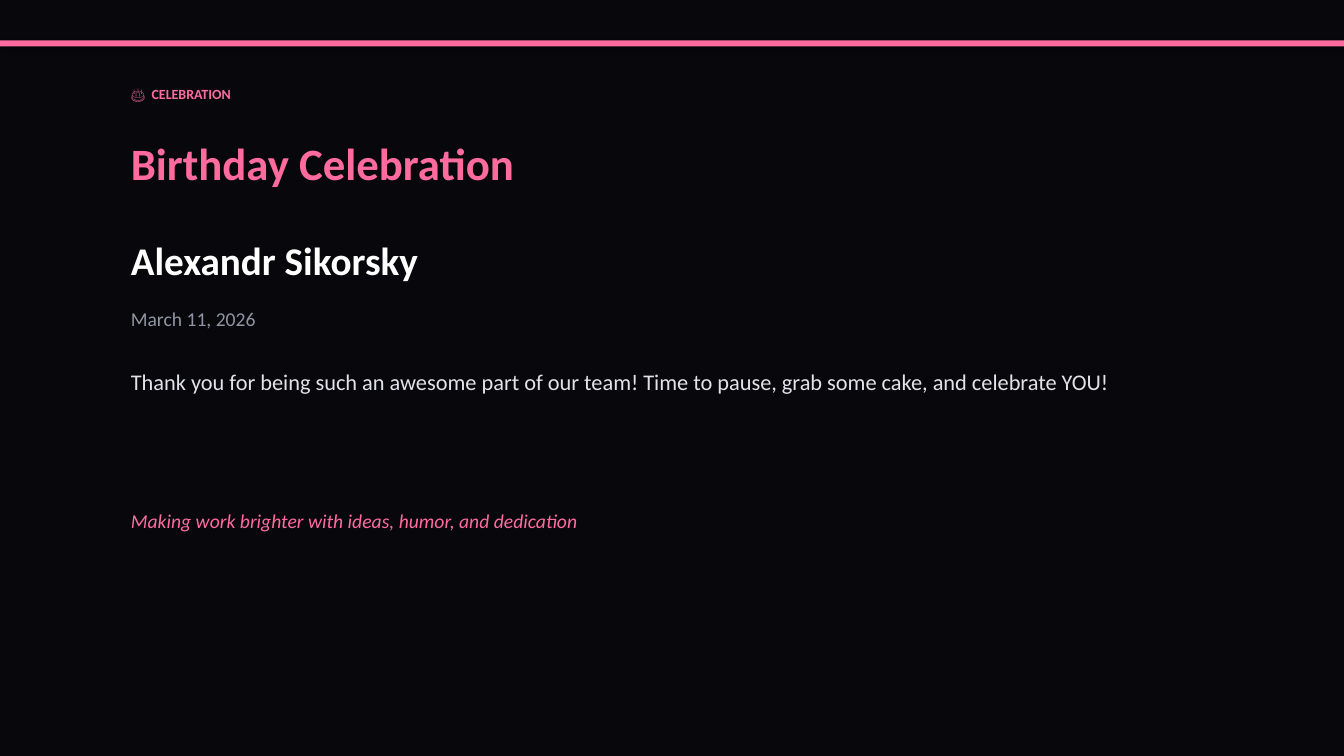
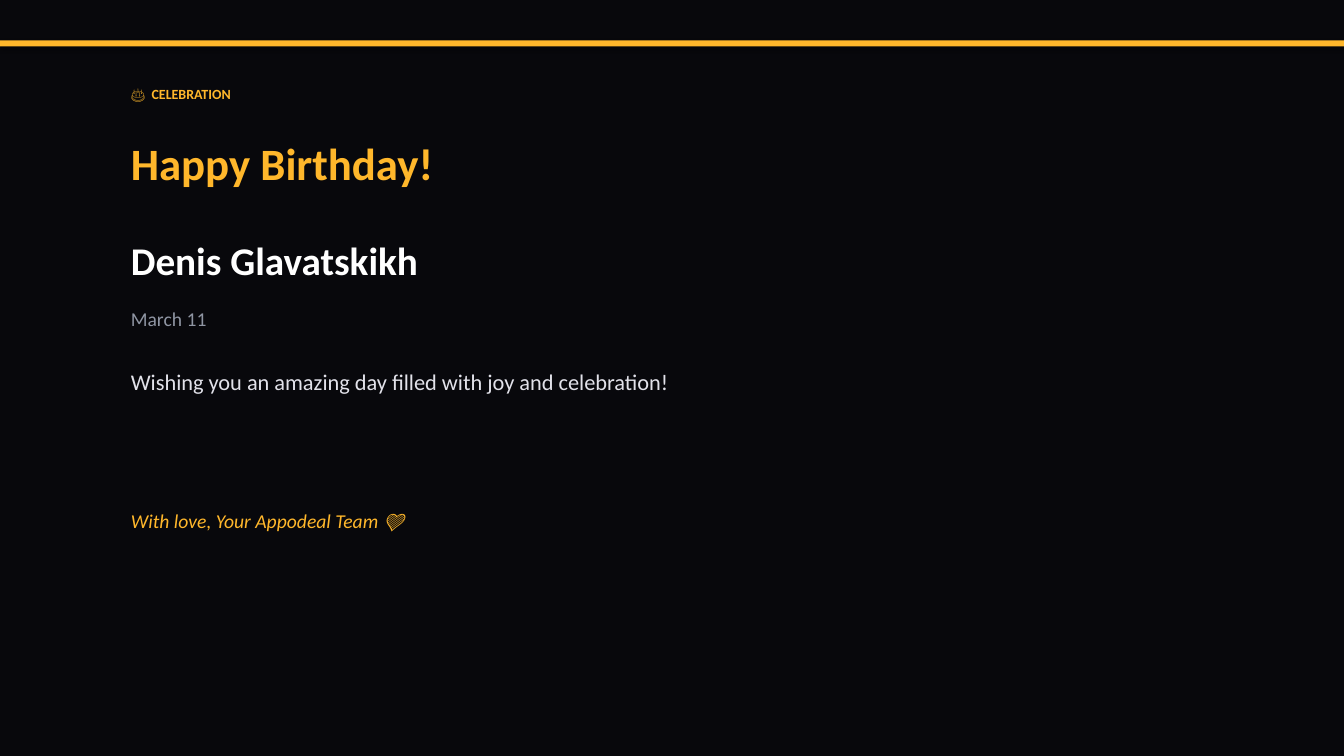
Before and after one commit to liliyagarifullina-maker/appodeal-pulse, a slide deck: slide 2 of data/archive/pulse_2026-03-11.pptx. Drawn at 1344x756 pixels with LibreOffice and Linux fonts; fonts in the diff are those of the drawing. Boxes give left, top, right and bottom in pixels: in the first picture for what was removed or moved away, otherwise in the second. Text is boxed around its words. In the diff, an @@ line names an element or a change of style, - is before the commit and + after.

```diff
--- a/data/archive/pulse_2026-03-11.pptx
+++ b/data/archive/pulse_2026-03-11.pptx
@@ rectangle at box(0, 40, 1344, 46): fill #FF6B9D to #FFB72B @@
@@ text "🎂 CELEBRATION" at box(152, 90, 231, 99): text colour #FF6B9D to #FFB72B @@
@@ text at box(131, 148, 433, 187): text changed; text colour #FF6B9D to #FFB72B @@
-Birthday Celebration
+Happy Birthday!
@@ text at box(131, 247, 418, 276): text changed @@
-Alexandr Sikorsky
+Denis Glavatskikh
@@ text at box(131, 312, 207, 326): text changed @@
-March 11, 2026
+March 11
@@ text at box(131, 374, 669, 394): text changed @@
-Thank you for being such an awesome part of our team! Time to pause, grab some cake, and celebrate YOU!
+Wishing you an amazing day filled with joy and celebration!
@@ text at box(131, 514, 378, 531): text changed; text colour #FF6B9D to #FFB72B @@
-Making work brighter with ideas, humor, and dedication
+With love, Your Appodeal Team 💜
```
Also in this commit, not shown: 5 other slides changed, 17 slides added, 14 slides removed, 4 other files.
